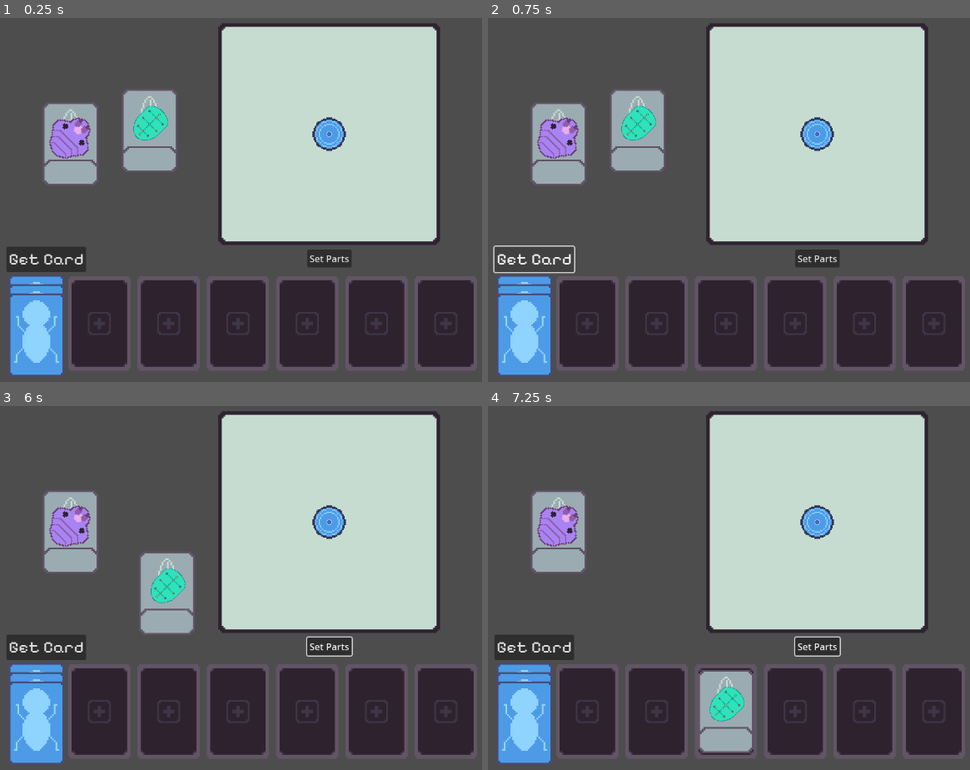
Above: before the commit, frames 1-4 (two rows, left to right).
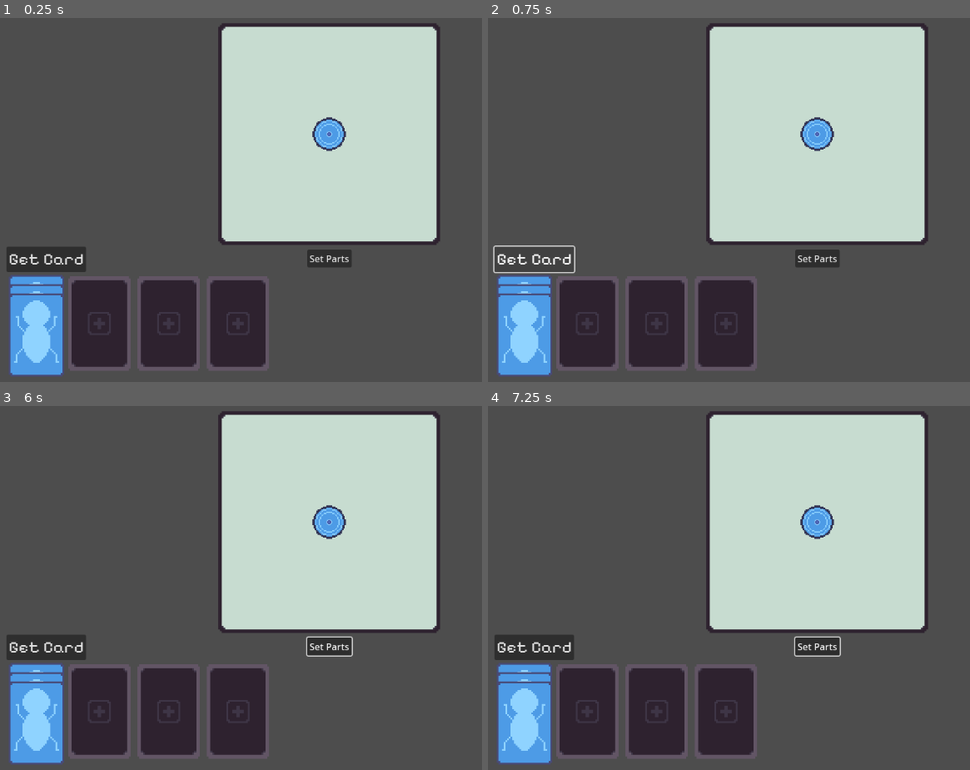
Above: after the commit, the same moments.

Repository: TJRiley96/wild-game-jam-84
Game: Godot game, scene res://card_menu.tscn
The game is run twice, just before and just after one commit, with the same random seed, the same clock (stepped at 60 frames per second) and the same inputs. This scene is started directly instead of the project's main scene.
Inputs (mouse positions are in pixels of both pictures, inside the frame that each line leads up to):
- Up to frame 1 (0.25 s): no input
- Up to frame 2 (0.75 s): click "Get Card" at 0.5 s
- Up to frame 3 (6 s): click "Set Parts" at 1.25 s; tap Enter (ui_accept) at 2, 2.27, 2.75, 3.5, 4.25, 5, 5.27, 5.75 s; move the mouse to (477, 569) at 2.02 s; hold D (move_right) 2.03-2.75 s; tap W (move_foward) at 2.1 s; click (477, 569) at 2.17 s; drag from (197, 609) to (72, 533) at 2.77 s; move the mouse to (395, 507) at 3.52 s; hold A (move_left) 3.53-4.25 s; tap Q (rotate_couter_clockwise) at 3.6 s; drag from (298, 664) to (149, 518) at 4.27 s; move the mouse to (outside the picture) at 5.02 s; hold D (move_right) 5.03-5.75 s; tap E (rotate_clockwise) at 5.1 s; drag from (130, 533) to (236, 711) at 5.77 s
- Up to frame 4 (7.25 s): move the mouse to (854, 588) at 6.52 s; hold D (move_right) from 6.53 s (still down); tap W (move_foward) at 6.6 s; click (854, 588) at 6.67 s

The runs differ from the first frame. In frame 1, 12% of the frame differs, in the area x 9-99%, y 19-96%; in frame 2, 12%; in frame 3, 12%; in frame 4, 13%, in the area x 9-99%, y 23-96%.

Commit message:
CardInfo AutoLoad

Diff:
--- a/Scripts/card_manager.gd
+++ b/Scripts/card_manager.gd
@@ -8,6 +8,8 @@
 const CARD_SLOT_POS_OFFESET: float = 120.0
 
 var card_slots: Array[CardSlot] = []
+
+@export var card_slot_amount: int = 3
 
 @onready var card_row: Node2D = $CardRow
 
@@ -43,9 +45,10 @@
 # Called when the node enters the scene tree for the first time.
 func _ready() -> void:
 	screen_size = get_viewport_rect().size
-	for i in range(0,6):
+	for i in range(0,card_slot_amount):
 		create_card_slots()
 	pass # Replace with function body.
+	# TODO: Add cards to card slots
 
 
 # Called every frame. 'delta' is the elapsed time since the previous frame.
--- a/Scripts/character_bug.gd
+++ b/Scripts/character_bug.gd
@@ -15,6 +15,8 @@
 @export_group("Main Body Cards")
 @export var head_card: CardInfo = null
 @export var body_card: CardInfo = null
+var head_card_ref: Card = null
+var body_card_ref: Card = null
 
 @export_group("Left Leg Cards")
 @export var left_card_1: CardInfo = null
@@ -126,6 +128,8 @@
 	if check_stage(0) and body_card != null:
 		print("Move to stage 2")
 		body_selected = true
+		# Delete body Card obj
+		#body_card_ref.queue_free()
 		stage_index += 1
 		head.show()
 
@@ -134,6 +138,8 @@
 	if check_stage(1) and head_card != null:
 		head_selected = true
 		stage_index += 1
+		# Delete head Card obj
+		#head_card_ref.queue_free()
 
 		# Show leg drag points
 		left_leg_1.show()
--- /dev/null
+++ b/Scripts/global_cards.gd
@@ -0,0 +1,19 @@
+extends Node
+
+var cards: Dictionary ={
+	'heads': [],
+	'bodies': [],
+	'legs': [],
+	'weapons': [],
+}
+var card_folder_path: String = "res://Cards/"
+
+func _ready() -> void:
+	cards['heads'] = get_cards_from_folder(card_folder_path+"Heads/")
+	cards['bodies'] = get_cards_from_folder(card_folder_path+"Body/")
+
+func get_cards_from_folder(path: String) -> Array[CardInfo]:
+	var temp_arr: Array[CardInfo] = []
+	for file in DirAccess.get_files_at(path):
+		temp_arr.append(load(path+file))
+	return temp_arr
--- a/card_menu.tscn
+++ b/card_menu.tscn
@@ -1,11 +1,9 @@
-[gd_scene load_steps=8 format=4 uid="uid://d0ji5uie23cun"]
+[gd_scene load_steps=6 format=4 uid="uid://d0ji5uie23cun"]
 
-[ext_resource type="PackedScene" uid="uid://b4qup25f76h1i" path="res://Scenes/Card/card.tscn" id="1_6tn7u"]
 [ext_resource type="TileSet" uid="uid://dpmindsr0rnpf" path="res://Assets/Tiles/TileSets/batting_center_tile_set.tres" id="1_ed1gj"]
 [ext_resource type="FontFile" uid="uid://ciqtt8n860nnr" path="res://Assets/Fonts/PixelifySans-Regular.ttf" id="1_h4xtq"]
 [ext_resource type="Script" uid="uid://du3cfwf8qrwmp" path="res://Scripts/card_manager.gd" id="2_lhlef"]
 [ext_resource type="PackedScene" uid="uid://67oja4cgb0nu" path="res://Scenes/critter_creator.tscn" id="4_yqe6s"]
-[ext_resource type="Resource" uid="uid://b21sc0wcw3yqa" path="res://Cards/Body/card_body_default.tres" id="5_h4xtq"]
 [ext_resource type="Texture2D" uid="uid://blmxjv54moxp8" path="res://Assets/Sprites/Card/Backs/Card_Back.png" id="6_h4xtq"]
 
 [node name="CardMenu" type="Control"]
@@ -37,13 +35,6 @@
 position = Vector2(-5, -5)
 script = ExtResource("2_lhlef")
 
-[node name="Card" parent="CardManager" instance=ExtResource("1_6tn7u")]
-position = Vector2(130, 229)
-
-[node name="Card2" parent="CardManager" instance=ExtResource("1_6tn7u")]
-position = Vector2(267, 206)
-card_info = ExtResource("5_h4xtq")
-
 [node name="CardRow" type="Node2D" parent="CardManager"]
 
 [node name="CardPile" type="Node2D" parent="CardManager"]
--- a/project.godot
+++ b/project.godot
@@ -18,6 +18,7 @@
 [autoload]
 
 Constants="*res://Scripts/constants.gd"
+GlobalCards="*res://Scripts/global_cards.gd"
 
 [global_group]
 
Not shown, added: Scripts/global_cards.gd.uid
